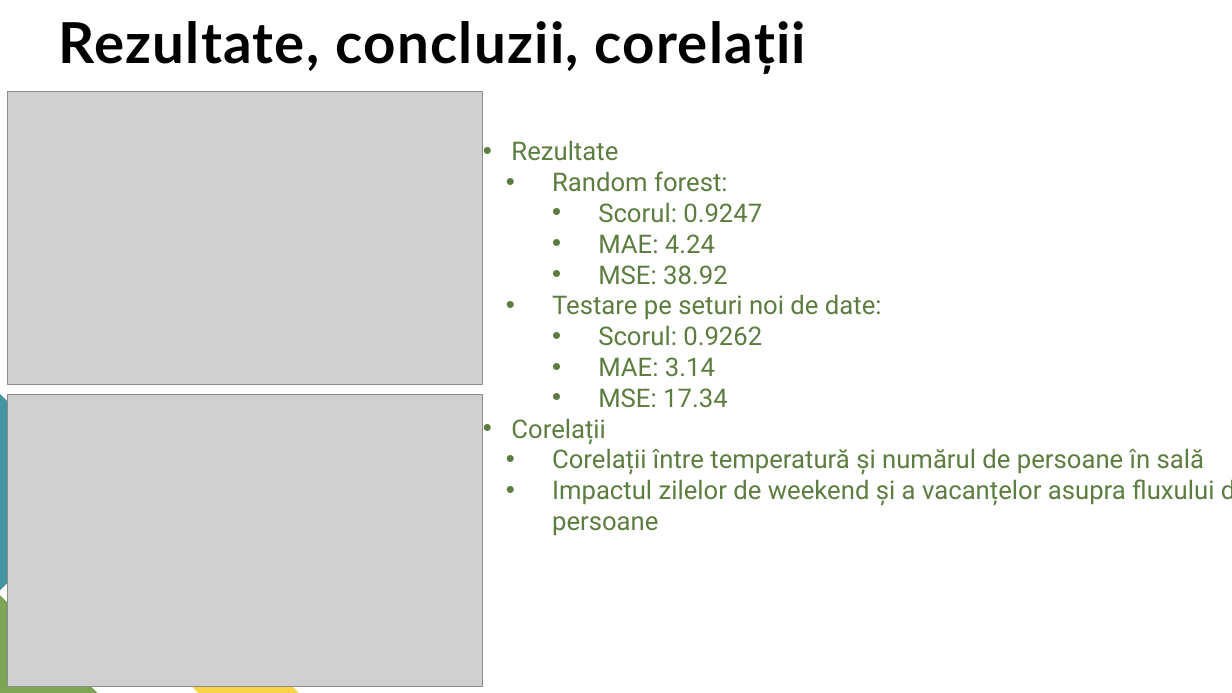
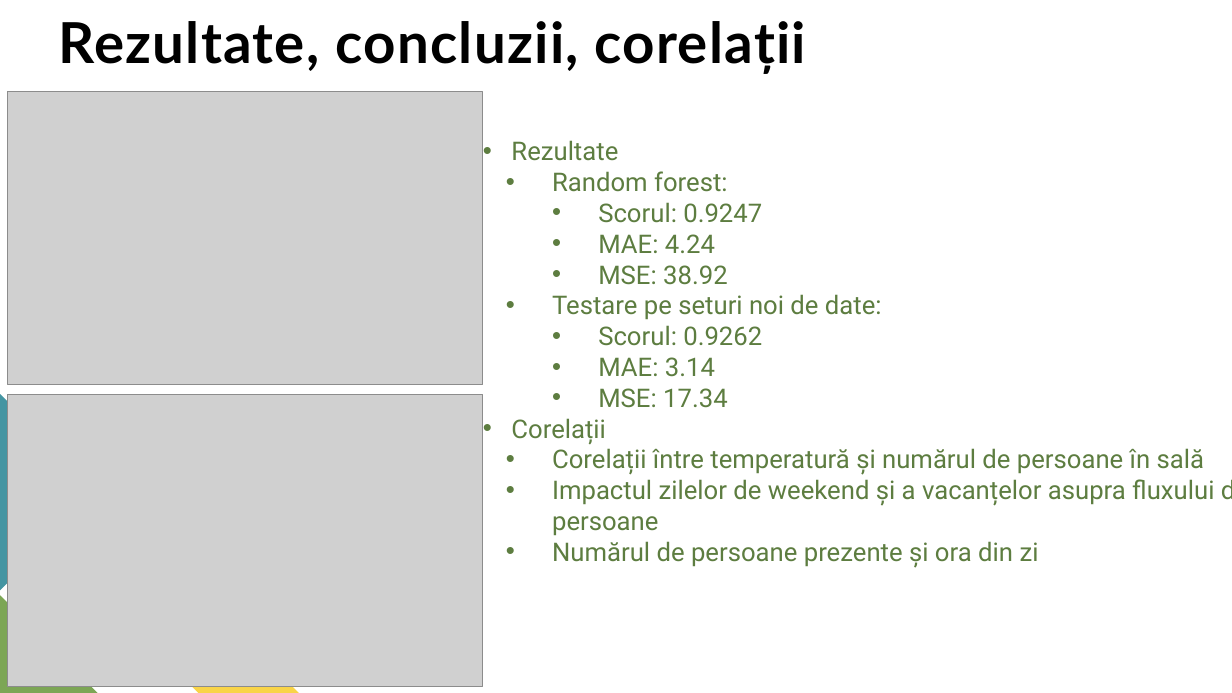
Before and after one commit to AntonelCrisan/CrowdednessCampusGYM, a slide deck: slide 6 of CrowdednessCampusGYM - Crisan Antonel Gabriel.pptx (slide 5 before the commit). Drawn at 1232x693 pixels with LibreOffice and Linux fonts; fonts in the diff are those of the drawing; grey boxes stand for pictures. Boxes give left, top, right and bottom in pixels: in the first picture for what was removed or moved away, otherwise in the second. Text is boxed around its words. In the diff, an @@ line names an element or a change of style, - is before the commit and + after.

```diff
--- a/CrowdednessCampusGYM - Crisan Antonel Gabriel.pptx
+++ b/CrowdednessCampusGYM - Crisan Antonel Gabriel.pptx
@@ text at [552, 541, 1039, 567]: paragraph added @@
+  • Numărul de persoane prezente și ora din zi
```
Also in this commit, not shown: 1 other slide changed, 1 slide added, 3 other files.
